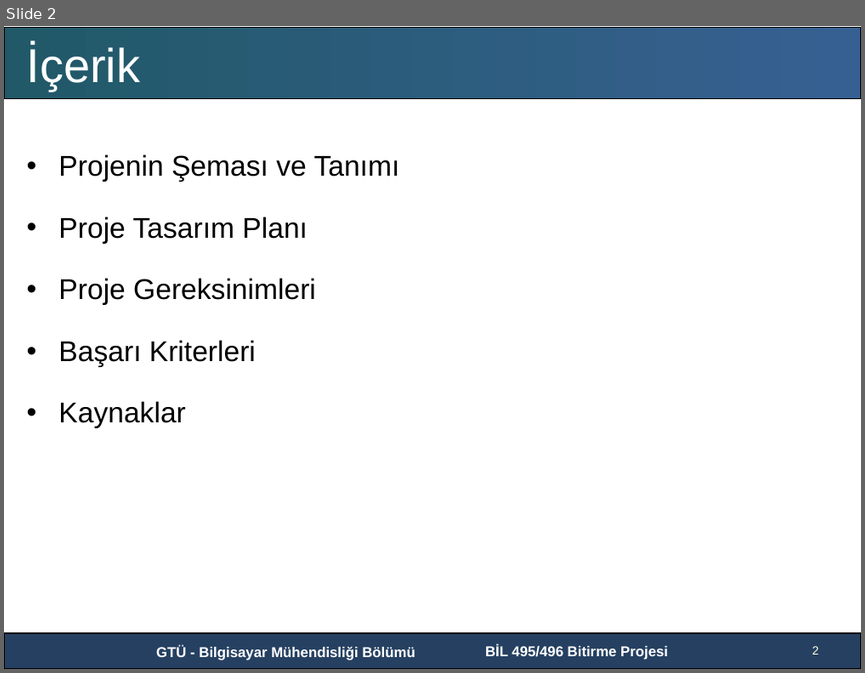
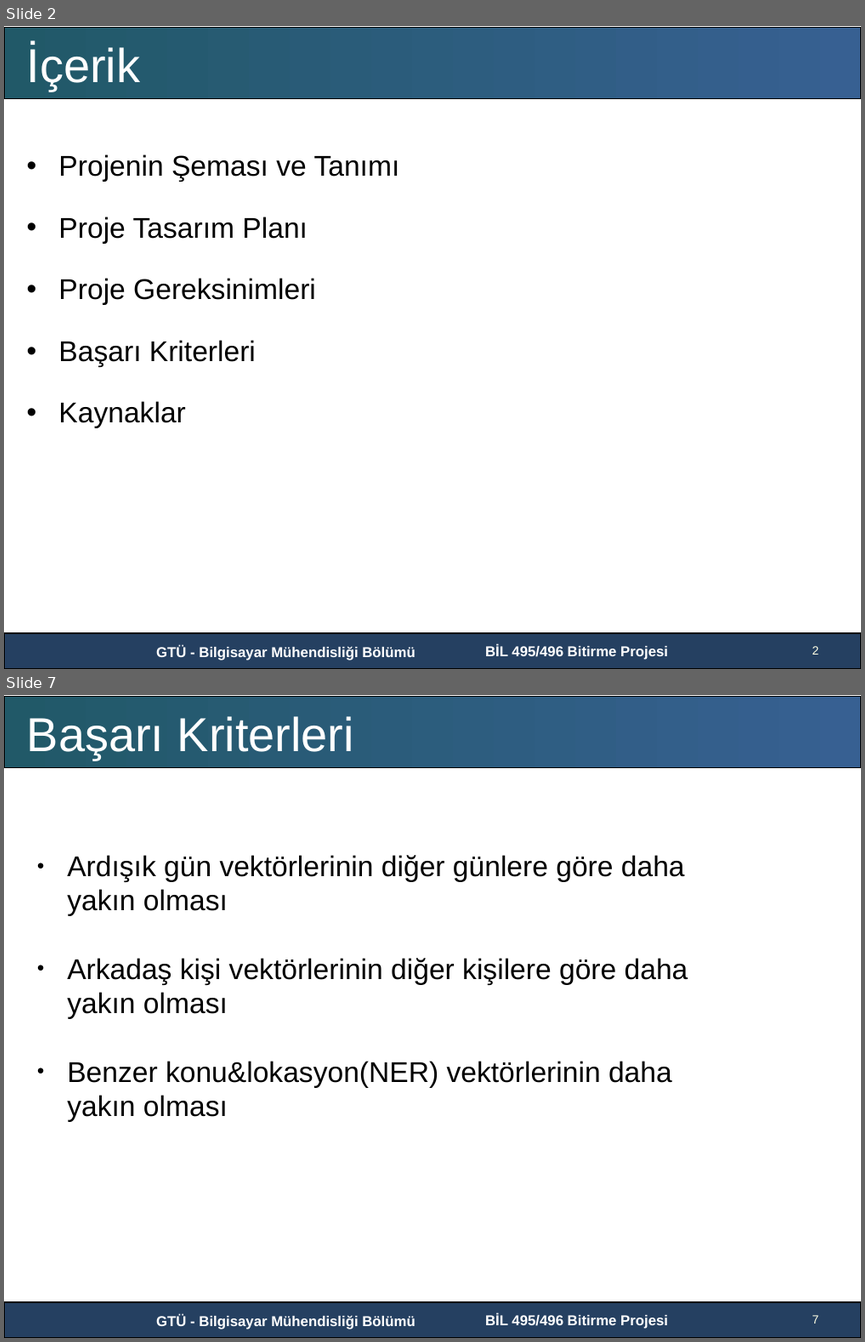
Before and after one commit to GTU-Projects/CSE496_Node2Vec_2018, a slide deck: Presentations/Presentation1.pptx. Shown one above the other, each under a label of ours: slide 2 before the commit, slides 2 and 7 after it; the slides between them are not shown. The pictures are 865x673 and 865x1342 pixels, drawn with LibreOffice and Linux fonts; fonts in the diff are those of the drawing; background and template pictures are left out. Boxes give left, top, right and bottom in pixels: in the first picture for what was removed or moved away, otherwise in the second. Text is boxed around its words. In the diff, an @@ line names an element or a change of style, - is before the commit and + after.

```diff
--- a/Presentations/Presentation1.pptx
+++ b/Presentations/Presentation1.pptx
@@ slide 7 added at <box>4,695,861,1338</box>, background #FFFFFF; not listed: 4 template elements that a slide beside it also shows @@
@@ text added at <box>27,716,354,759</box>, 40 pt, text #FFFFFF @@
+Başarı Kriterleri
@@ text added at <box>67,855,688,1122</box>, 24 pt, text #000000 @@
+● Ardışık gün vektörlerinin diğer günlere göre daha yakın olması
+● Arkadaş kişi vektörlerinin diğer kişilere göre daha yakın olması
+● Benzer konu&lokasyon(NER) vektörlerinin daha yakın olması
@@ page number added at <box>812,1315,819,1323</box>, 10 pt, text #FFFFE5 @@
+7
```
Also in this commit, not shown: 3 slides changed, 2 other slides added, 3 slides removed.
